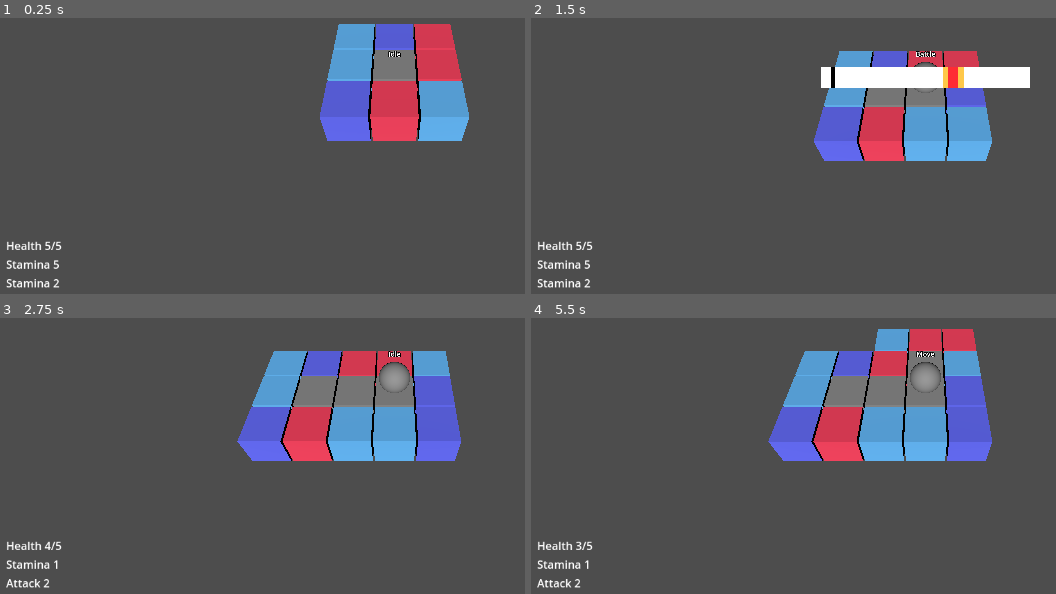
Above: before the commit, frames 1-4 (two rows, left to right).
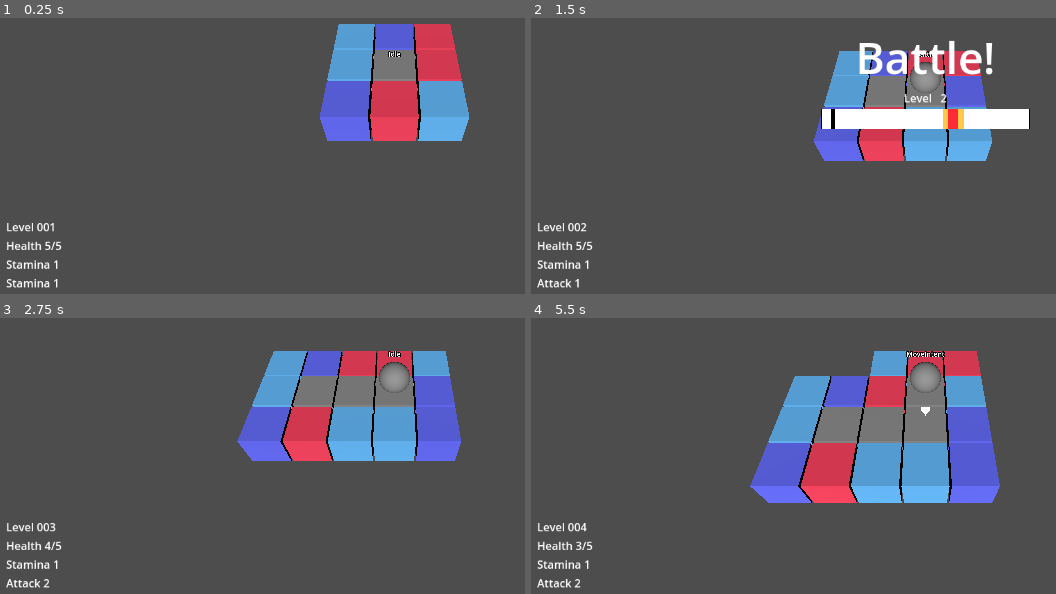
Above: after the commit, the same moments.

Repository: tVeratti/mini-byte-jam
Game: Godot game, scene res://main.tscn
Two runs of this game, one before a commit and one after it. Both use one fixed random seed, a clock stepped at 60 frames per second and the inputs below.
Inputs:
- Up to frame 1 (0.25 s): no input
- Up to frame 2 (1.5 s): tap Enter at 0.5 s; hold Right (move_right) 0.53-1.28 s; tap Space (accept) at 0.6, 1.35 s; hold S (move_backward) from 1.28 s (still down)
- Up to frame 3 (2.75 s): tap Space (accept) at 2, 2.1 s; release S (move_backward) at 2.03 s; hold Right (move_right) from 2.03 s (still down)
- Up to frame 4 (5.5 s): release Right (move_right) at 2.78 s; hold W (move_forward) 2.78-3.53 s; tap Space (accept) at 2.85, 3.6, 4.25, 4.35, 5, 5.1 s; hold A (move_left) 3.53-5.03 s; hold S (move_backward) from 5.03 s (still down)

The runs differ from the first frame. In frame 1, 0.2% of the frame differs, in the area x 1-12%, y 74-98%; in frame 2, 7.1%; in frame 3, 0.2%; in frame 4, 21%, in the area x 1-90%, y 3-78%.

Commit message:
add player and battle levels (balancing wip)

Diff:
--- a/battle/battle.gd
+++ b/battle/battle.gd
@@ -15,14 +15,15 @@
 enum Results { SUCCESS, RETRY, FAIL }
 
 
-@onready var track:ColorRect = %Track
+@onready var level: Label = %Level
+@onready var track:Panel = %Track
 @onready var stamina:ColorRect = %Stamina
 @onready var attack:ColorRect = %Attack
 @onready var input_container:MarginContainer = %InputContainer
 @onready var input:ColorRect = %Input
 
 
-var level:int = 1
+var battle_level:int = 1
 var player_stats:PlayerStats
 
 var has_started:bool = false
@@ -39,8 +40,9 @@
 
 func _process(delta: float) -> void:
 	if has_started:
+		var move_speed:float = MOVE_SPEED * max(1, battle_level / 10.0)
 		var current_margin: = input_container.get_theme_constant("margin_left")
-		var next_margin:int = ceil(float(current_margin) + (MOVE_SPEED * delta))
+		var next_margin:int = ceil(float(current_margin) + (move_speed * delta))
 		input_container.add_theme_constant_override("margin_left", next_margin)
 
 		if current_margin >= TRACK_WIDTH:
@@ -48,7 +50,9 @@
 
 
 func _set_target_sizes() -> void:
-	var weighted_level:float = level * LEVEL_WEIGHT
+	var weighted_level:float = battle_level * LEVEL_WEIGHT
+	level.text = "Level %3d" % int(battle_level)
+
 	var attack_percentage:float = float(player_stats.attack) / weighted_level
 	var stamina_percentage:float = float(player_stats.stamina) / weighted_level
 
--- a/battle/battle.tscn
+++ b/battle/battle.tscn
@@ -1,6 +1,17 @@
-[gd_scene load_steps=2 format=3 uid="uid://bcvlm28nt0iwi"]
+[gd_scene load_steps=4 format=3 uid="uid://bcvlm28nt0iwi"]
 
 [ext_resource type="Script" uid="uid://bg1h072hwja02" path="res://battle/battle.gd" id="1_mqutd"]
+
+[sub_resource type="LabelSettings" id="LabelSettings_mqutd"]
+font_size = 64
+
+[sub_resource type="StyleBoxFlat" id="StyleBoxFlat_mqutd"]
+bg_color = Color(1, 1, 1, 1)
+border_width_left = 1
+border_width_top = 1
+border_width_right = 1
+border_width_bottom = 1
+border_color = Color(0, 0, 0, 1)
 
 [node name="Battle" type="MarginContainer"]
 anchors_preset = 14
@@ -13,40 +24,58 @@
 grow_vertical = 2
 script = ExtResource("1_mqutd")
 
-[node name="TrackContainer" type="MarginContainer" parent="."]
+[node name="Layout" type="VBoxContainer" parent="."]
+layout_mode = 2
+
+[node name="Title" type="Label" parent="Layout"]
+layout_mode = 2
+text = "Battle!"
+label_settings = SubResource("LabelSettings_mqutd")
+horizontal_alignment = 1
+
+[node name="Level" type="Label" parent="Layout"]
+unique_name_in_owner = true
+layout_mode = 2
+text = "Level 001"
+horizontal_alignment = 1
+
+[node name="TrackContainer" type="MarginContainer" parent="Layout"]
 custom_minimum_size = Vector2(300, 30)
 layout_mode = 2
 size_flags_horizontal = 4
 size_flags_vertical = 4
 
-[node name="Track" type="ColorRect" parent="TrackContainer"]
+[node name="Track" type="Panel" parent="Layout/TrackContainer"]
 unique_name_in_owner = true
 layout_mode = 2
+theme_override_styles/panel = SubResource("StyleBoxFlat_mqutd")
 
-[node name="TargetContainer" type="MarginContainer" parent="TrackContainer"]
+[node name="TargetContainer" type="MarginContainer" parent="Layout/TrackContainer"]
 layout_mode = 2
 theme_override_constants/margin_left = 80
+theme_override_constants/margin_top = 1
+theme_override_constants/margin_bottom = 1
 
-[node name="Stamina" type="ColorRect" parent="TrackContainer/TargetContainer"]
+[node name="Stamina" type="ColorRect" parent="Layout/TrackContainer/TargetContainer"]
 unique_name_in_owner = true
 custom_minimum_size = Vector2(30, 0)
 layout_mode = 2
 size_flags_horizontal = 4
 color = Color(1, 0.784314, 0.286275, 1)
 
-[node name="Attack" type="ColorRect" parent="TrackContainer/TargetContainer"]
+[node name="Attack" type="ColorRect" parent="Layout/TrackContainer/TargetContainer"]
 unique_name_in_owner = true
 custom_minimum_size = Vector2(10, 0)
 layout_mode = 2
 size_flags_horizontal = 4
 color = Color(1, 0.168627, 0.203922, 1)
 
-[node name="InputContainer" type="MarginContainer" parent="TrackContainer"]
+[node name="InputContainer" type="MarginContainer" parent="Layout/TrackContainer"]
 unique_name_in_owner = true
 layout_mode = 2
 theme_override_constants/margin_left = 0
 
-[node name="Input" type="ColorRect" parent="TrackContainer/InputContainer"]
+[node name="Input" type="ColorRect" parent="Layout/TrackContainer/InputContainer"]
 unique_name_in_owner = true
 custom_minimum_size = Vector2(5, 0)
 layout_mode = 2
--- a/map/map.gd
+++ b/map/map.gd
@@ -24,7 +24,7 @@
 
 func _on_battle_started(level:int) -> void:
 	var battle_node:Battle = battle_scene.instantiate()
-	battle_node.level = 2
+	battle_node.battle_level = player.player_stats.level
 	battle_node.ended.connect(_on_battle_ended)
 	interface.add_child(battle_node)
 
--- a/map/player_stats_hud.gd
+++ b/map/player_stats_hud.gd
@@ -7,7 +7,7 @@
 @onready var health:Label = %Health
 @onready var stamina:Label = %Stamina
 @onready var attack:Label = %Attack
-
+@onready var level: Label = %Level
 
 
 func _ready() -> void:
@@ -22,6 +22,7 @@
 	health.text = "Health %s/%s" % [stats.health_current, stats.health_max]
 	stamina.text = "Stamina %s" % stats.stamina
 	attack.text = "Attack %s" % stats.attack
+	level.text = "Level %03d" % stats.level
 
 
 func _on_stats_changed() -> void:
--- a/map/player_stats_hud.tscn
+++ b/map/player_stats_hud.tscn
@@ -15,6 +15,11 @@
 layout_mode = 2
 mouse_filter = 2
 
+[node name="Level" type="Label" parent="VBoxContainer"]
+unique_name_in_owner = true
+layout_mode = 2
+text = "Level 001"
+
 [node name="Health" type="Label" parent="VBoxContainer"]
 unique_name_in_owner = true
 layout_mode = 2
@@ -23,9 +28,9 @@
 [node name="Stamina" type="Label" parent="VBoxContainer"]
 unique_name_in_owner = true
 layout_mode = 2
-text = "Stamina 5"
+text = "Stamina 1"
 
 [node name="Attack" type="Label" parent="VBoxContainer"]
 unique_name_in_owner = true
 layout_mode = 2
-text = "Stamina 2"
+text = "Stamina 1"
--- a/player/player.gd
+++ b/player/player.gd
@@ -14,9 +14,6 @@
 @onready var camera_3d:Camera3D = $Camera3D
 
 
-var steps_taken:int = 0
-
-
 func _ready() -> void:
 	coordinates_changed.connect(_on_coordinates_changed)
 
@@ -27,7 +24,7 @@
 
 
 func _on_coordinates_changed(coordinates:Vector3) -> void:
-	steps_taken += 1
+	player_stats.level_up()
 
 	var grid:Grid = get_tree().get_first_node_in_group("tile_grid")
 	var tile_type: = grid.tiles[coordinates]
--- a/player/player_state_machine/player_states/battle.gd
+++ b/player/player_state_machine/player_states/battle.gd
@@ -16,7 +16,8 @@
 func _on_battle_ended(result:Battle.Results) -> void:
 	match(result):
 		Battle.Results.SUCCESS:
-			print("battle success")
+			player.player_stats.buff_attack(1)
+			player.player_stats.buff_stamina(1)
 		Battle.Results.FAIL:
 			player.player_stats.take_damage(1)
 
--- a/player/player_state_machine/player_states/move_intent.gd
+++ b/player/player_state_machine/player_states/move_intent.gd
@@ -37,4 +37,7 @@
 
 
 func _on_accepted() -> void:
+	if player.player_direction_intent.next_tile_type == Tile.Types.VISITED:
+		return
+
 	finished.emit(MOVE)
--- a/player/player_stats.gd
+++ b/player/player_stats.gd
@@ -8,6 +8,8 @@
 
 const DEFAULT_HEALTH_MAX:int = 5
 
+
+var level:int = 1
 
 var attack:int = 1.0
 var stamina:int = 1.0
@@ -38,3 +40,8 @@
 func buff_stamina(amount:int) -> void:
 	stamina += amount
 	stats_changed.emit()
+
+
+func level_up() -> void:
+	level += 1
+	stats_changed.emit()
